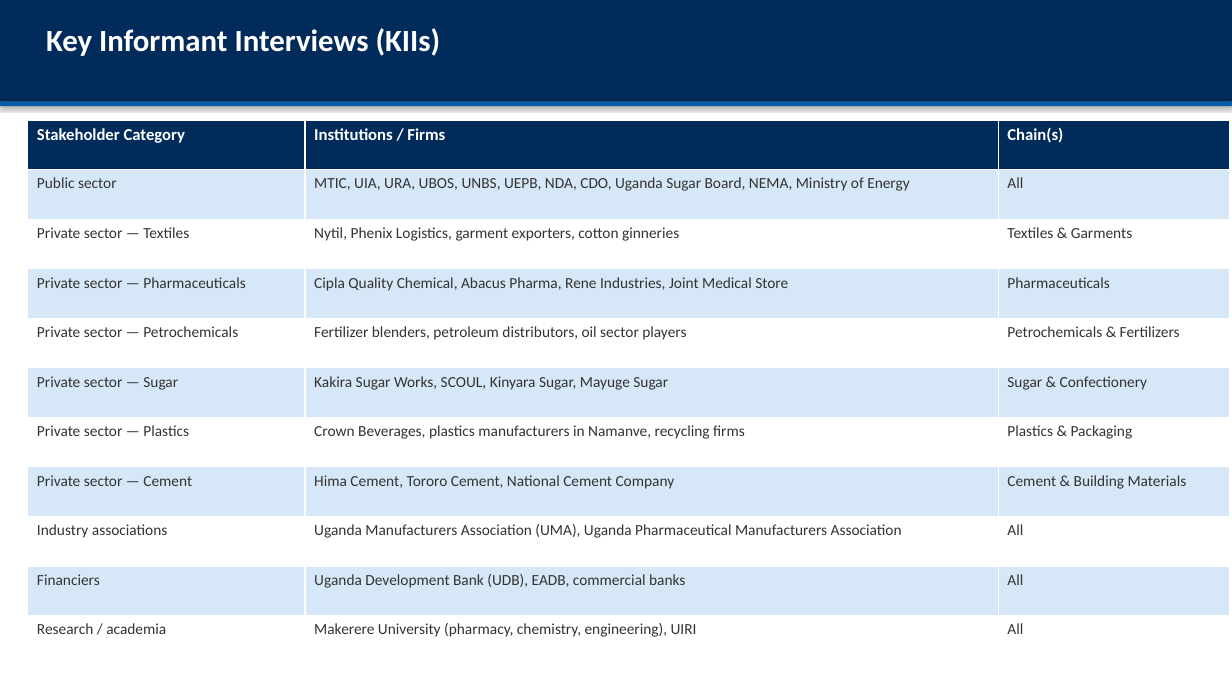
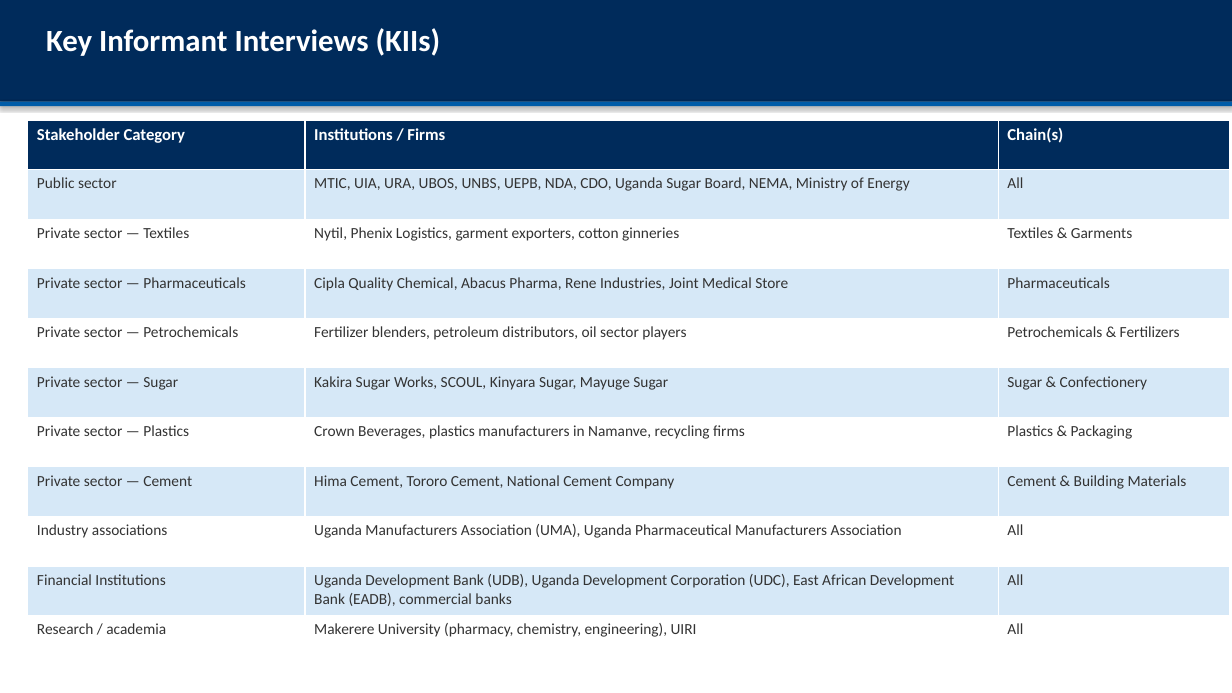
Before and after one commit to MTIC-Uganda/industrial_diagnostic_study, a slide deck: slide 14 of report/inception-report-2.pptx. Drawn at 1232x693 pixels with LibreOffice and Linux fonts; fonts in the diff are those of the drawing. Boxes give left, top, right and bottom in pixels: in the first picture for what was removed or moved away, otherwise in the second. Text is boxed around its words. In the diff, an @@ line names an element or a change of style, - is before the commit and + after.

```diff
--- a/report/inception-report-2.pptx
+++ b/report/inception-report-2.pptx
@@ table at [28,120,1229,665] @@
-row 10, column 1: Financiers
+row 10, column 1: Financial Institutions
-row 10, column 2: Uganda Development Bank (UDB), EADB, commercial banks
+row 10, column 2: Uganda Development Bank (UDB), Uganda Development Corporation (UDC), East African Development Bank (EADB), commercial banks
```
Also in this commit, not shown: 1 other slide changed, 6 other files.
